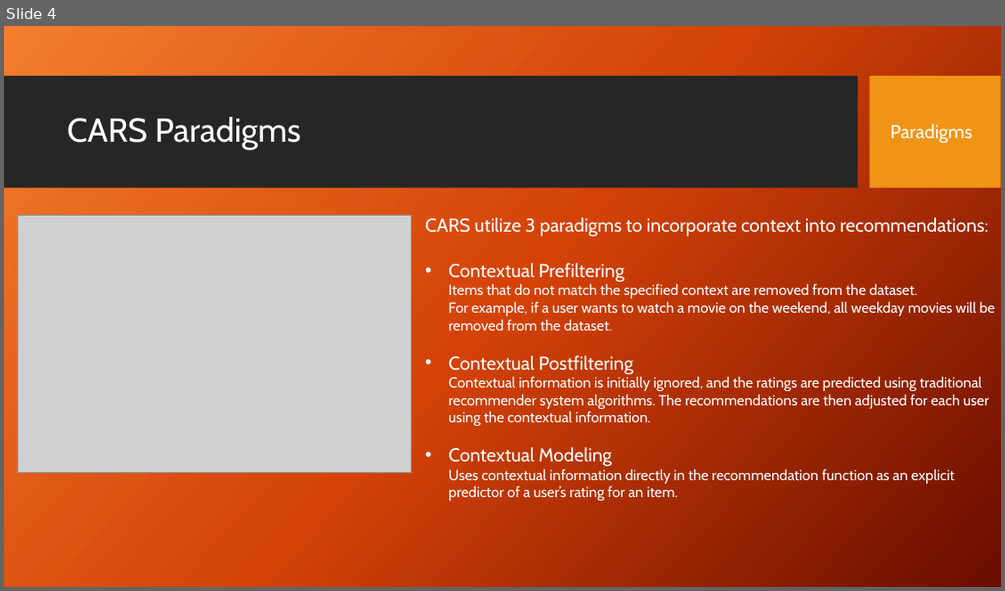
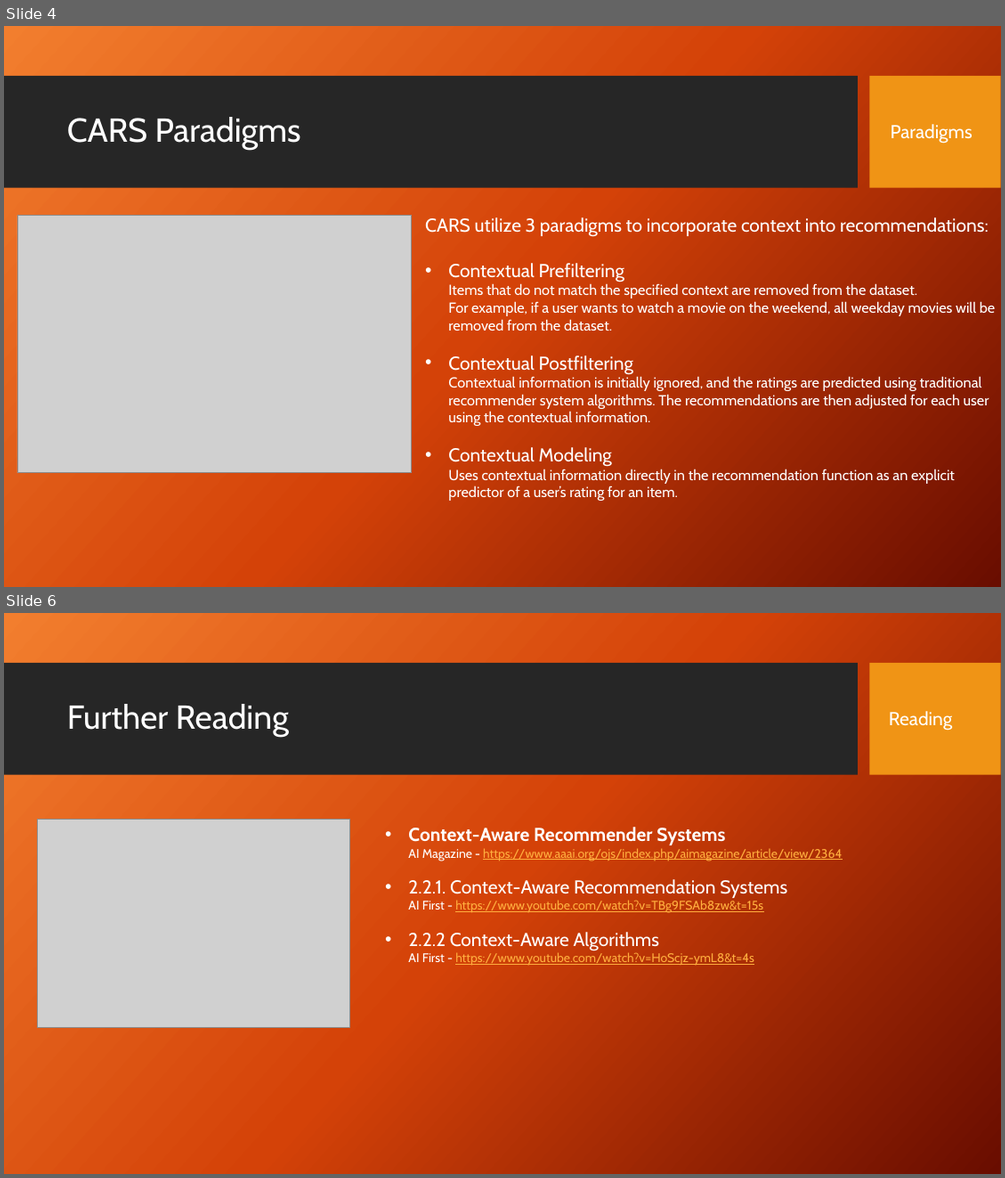
Before and after one commit to stephen-haslett/data612, a slide deck: SHaslettRecommenderSystemsInContext.pptx. Shown one above the other, each under a label of ours: slide 4 before the commit, slides 4 and 6 after it; the slides between them are not shown. The pictures are 1005x591 and 1005x1178 pixels, drawn with LibreOffice and Linux fonts; fonts in the diff are those of the drawing; grey boxes stand for pictures; background and template pictures are left out. Boxes give left, top, right and bottom in pixels: in the first picture for what was removed or moved away, otherwise in the second. Text is boxed around its words. In the diff, an @@ line names an element or a change of style, - is before the commit and + after.

Commit message:
Adding reading section

```diff
--- a/SHaslettRecommenderSystemsInContext.pptx
+++ b/SHaslettRecommenderSystemsInContext.pptx
@@ slide 6 added at <box>4,613,1001,1174</box>, background picture (left out); not listed: 2 template elements that a slide beside it also shows @@
@@ title added at <box>67,704,289,737</box>, 32 pt, text #FFFFFF @@
+Further Reading
@@ text added at <box>889,711,952,730</box>, 18 pt, text #FFFFFF @@
+Reading
@@ picture added at <box>38,819,349,1027</box> @@
@@ text added at <box>408,827,841,965</box>, 12 pt, text #FFAE3E, underline @@
+• Context-Aware Recommender Systems
+  AI Magazine - https://www.aaai.org/ojs/index.php/aimagazine/article/view/2364
+• 2.2.1. Context-Aware Recommendation Systems
+  AI First - https://www.youtube.com/watch?v=TBg9FSAb8zw&t=15s
+• 2.2.2 Context-Aware Algorithms
+  AI First - https://www.youtube.com/watch?v=HoScjz-ymL8&t=4s
```
Also in this commit, not shown: 1 slide changed, 1 slide removed.
